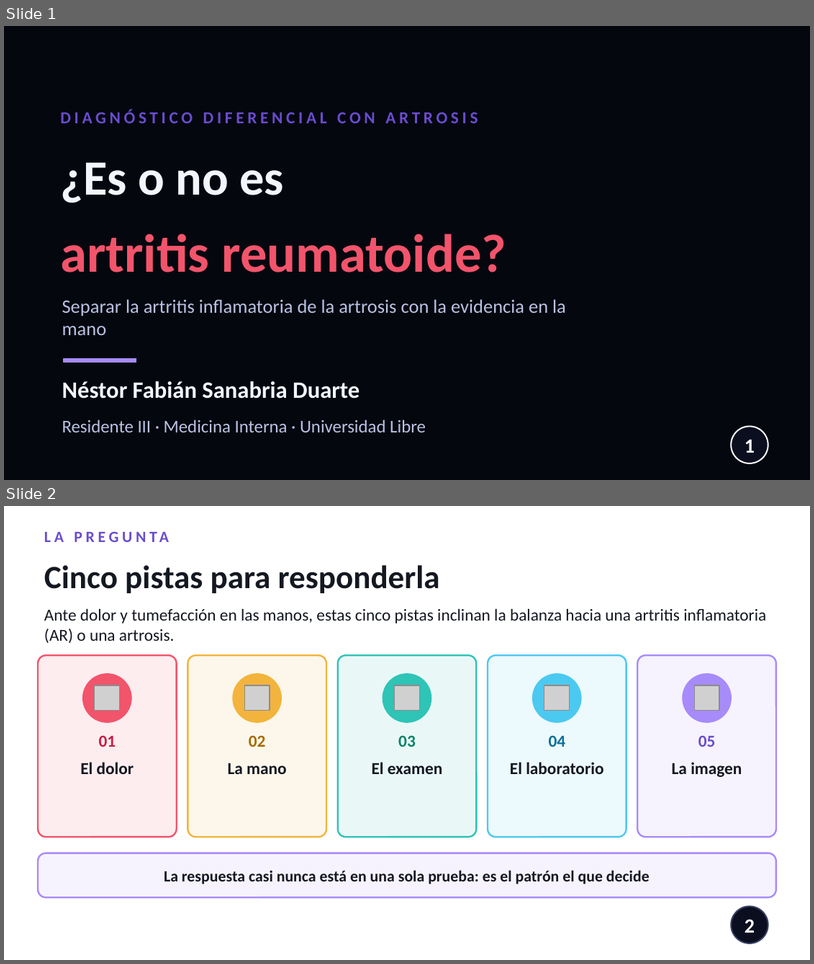
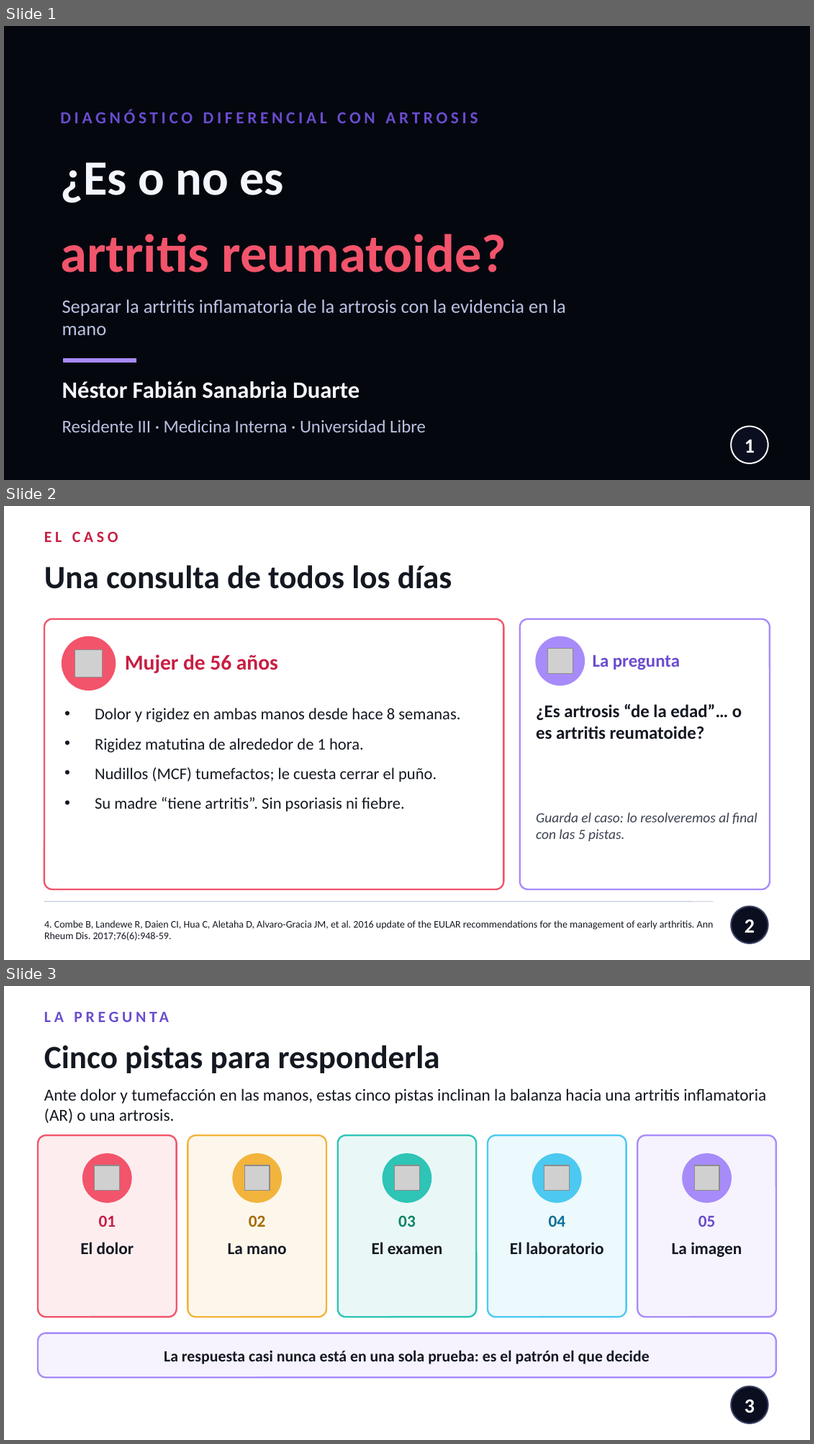
Before and after one commit to nestor120512/nes, a slide deck: Dx_AR_vs_artrosis.pptx. Shown one above the other, each under a label of ours: slides 1 and 2 before the commit, slides 1, 2 and 3 after it. The pictures are 814x964 and 814x1444 pixels, drawn with LibreOffice and Linux fonts; fonts in the diff are those of the drawing; grey boxes stand for pictures; background and template pictures are left out. Boxes give left, top, right and bottom in pixels: in the first picture for what was removed or moved away, otherwise in the second. Text is boxed around its words. In the diff, an @@ line names an element or a change of style, - is before the commit and + after.

```diff
--- a/Dx_AR_vs_artrosis.pptx
+++ b/Dx_AR_vs_artrosis.pptx
@@ slide 2 added at <box>4,506,810,960</box>, background #FFFFFF @@
@@ text added at <box>44,531,118,542</box>, 14 pt, text #C81E43, bold @@
+EL CASO
@@ text added at <box>44,565,452,589</box>, 29 pt, text #141821, bold @@
+Una consulta de todos los días
@@ rounded rectangle added at <box>44,619,504,889</box>, fill #FFFFFF, outline #F2546B 1.5 pt @@
@@ rounded rectangle added at <box>520,619,770,889</box>, fill #FFFFFF, outline #A78BFA 1.5 pt @@
@@ ellipse added at <box>62,636,116,690</box>, fill #F2546B, outline #F2546B 1 pt @@
@@ picture added at <box>75,649,103,677</box> @@
@@ text added at <box>125,654,278,673</box>, 19 pt, text #C81E43, bold @@
+Mujer de 56 años
@@ ellipse added at <box>536,636,584,685</box>, fill #A78BFA, outline #A78BFA 1 pt @@
@@ picture added at <box>548,648,573,673</box> @@
@@ text added at <box>593,655,680,669</box>, 16 pt, text #6A4CCF, bold @@
+La pregunta
@@ text added at <box>95,708,460,811</box>, 14.5 pt, text #141821 @@
+• Dolor y rigidez en ambas manos desde hace 8 semanas.
+• Rigidez matutina de alrededor de 1 hora.
+• Nudillos (MCF) tumefactos; le cuesta cerrar el puño.
+• Su madre “tiene artritis”. Sin psoriasis ni fiebre.
@@ text added at <box>536,704,742,739</box>, 16 pt, text #141821, bold @@
+¿Es artrosis “de la edad”… o es artritis reumatoide?
@@ text added at <box>536,812,758,841</box>, 12.5 pt, text #3A4150, italic @@
+Guarda el caso: lo resolveremos al final con las 5 pistas.
@@ line added from (44, 901) to (714, 901), #C4CCE0 0.75 pt @@
@@ ellipse added at <box>731,906,769,943</box>, fill #0A0E1F, outline #3A4165 1.25 pt @@
@@ text added at <box>44,920,714,940</box>, 9 pt, text #141821 @@
+4. Combe B, Landewe R, Daien CI, Hua C, Aletaha D, Alvaro-Gracia JM, et al. 2016 update of the EULAR recommendations for the management of early arthritis. Ann Rheum Dis. 2017;76(6):948-59.
@@ page number added at <box>745,919,755,932</box>, 18 pt, text #FFFFFF, bold @@
+2
@@ what was slide 2 is now slide 3 @@
@@ page number at <box>745,1399,755,1412</box>: text changed @@
-2
+3
```
Also in this commit, not shown: 1 slide changed, 3 other slides added, 1 slide removed.
